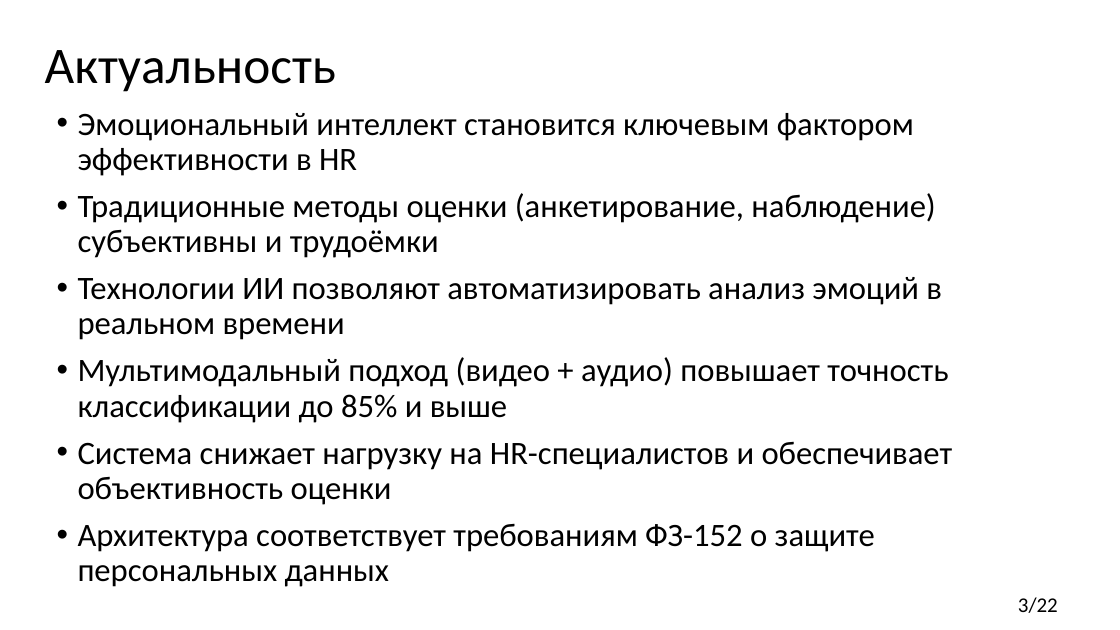
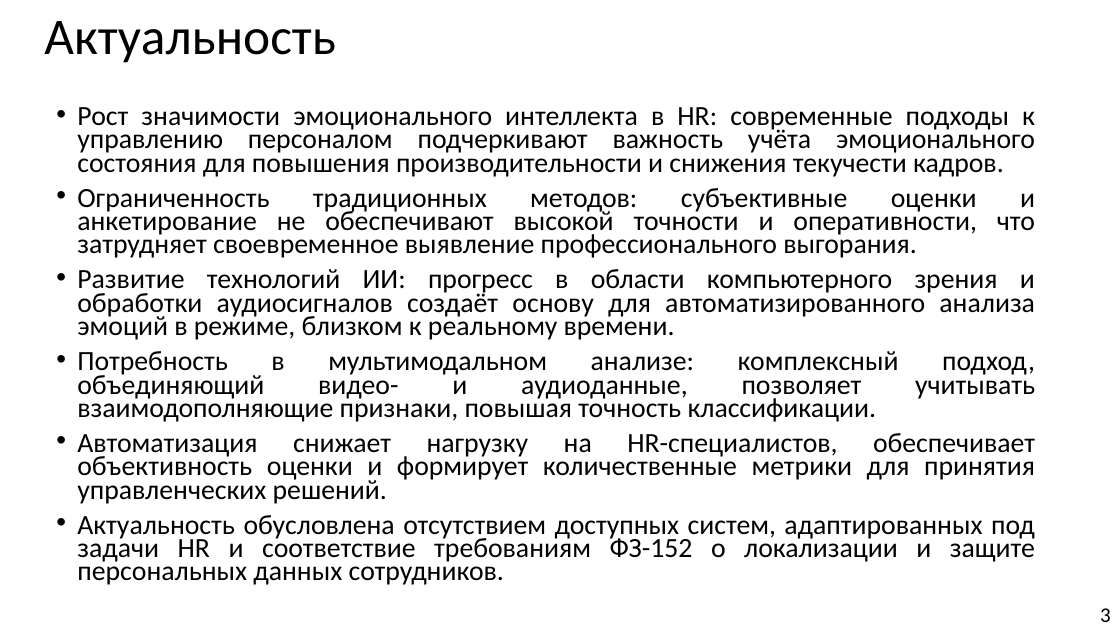
Before and after one commit to Hetsunya/diplom, a slide deck: slide 3 of вкр/практика/преза.pptx. Drawn at 1120x630 pixels with LibreOffice and Linux fonts; fonts in the diff are those of the drawing. Boxes give left, top, right and bottom in pixels: in the first picture for what was removed or moved away, otherwise in the second. Text is boxed around its words. In the diff, an @@ line names an element or a change of style, - is before the commit and + after.

```diff
--- a/вкр/практика/преза.pptx
+++ b/вкр/практика/преза.pptx
@@ title "Актуальность" at bbox=[44, 21, 335, 63]: vertical alignment middle to top @@
@@ text at bbox=[77, 107, 1035, 585]: text changed; size 28 to 23.8 pt @@
-• Эмоциональный интеллект становится ключевым фактором эффективности в HR
-• Традиционные методы оценки (анкетирование, наблюдение) субъективны и трудоёмки
-• Технологии ИИ позволяют автоматизировать анализ эмоций в реальном времени
-• Мультимодальный подход (видео + аудио) повышает точность классификации до 85% и выше
-• Система снижает нагрузку на HR-специалистов и обеспечивает объективность оценки
-• Архитектура соответствует требованиям ФЗ-152 о защите персональных данных
+• Рост значимости эмоционального интеллекта в HR: современные подходы к управлению персоналом подчеркивают важность учёта эмоционального состояния для повышения производительности и снижения текучести кадров.
+• Ограниченность традиционных методов: субъективные оценки и анкетирование не обеспечивают высокой точности и оперативности, что затрудняет своевременное выявление профессионального выгорания.
+• Развитие технологий ИИ: прогресс в области компьютерного зрения и обработки аудиосигналов создаёт основу для автоматизированного анализа эмоций в режиме, близком к реальному времени.
+• Потребность в мультимодальном анализе: комплексный подход, объединяющий видео- и аудиоданные, позволяет учитывать взаимодополняющие признаки, повышая точность классификации.
+• Автоматизация снижает нагрузку на HR-специалистов, обеспечивает объективность оценки и формирует количественные метрики для принятия управленческих решений.
+• Актуальность обусловлена отсутствием доступных систем, адаптированных под задачи HR и соответствие требованиям ФЗ-152 о локализации и защите персональных данных сотрудников.
@@ page number at bbox=[1100, 608, 1111, 622]: vertical alignment top to middle @@
@@ page number at bbox=[1100, 608, 1111, 622]: text changed @@
-3/22
+3
```
Also in this commit, not shown: 3 other slides changed, 12 slides added, 16 slides removed, 3 other files.
